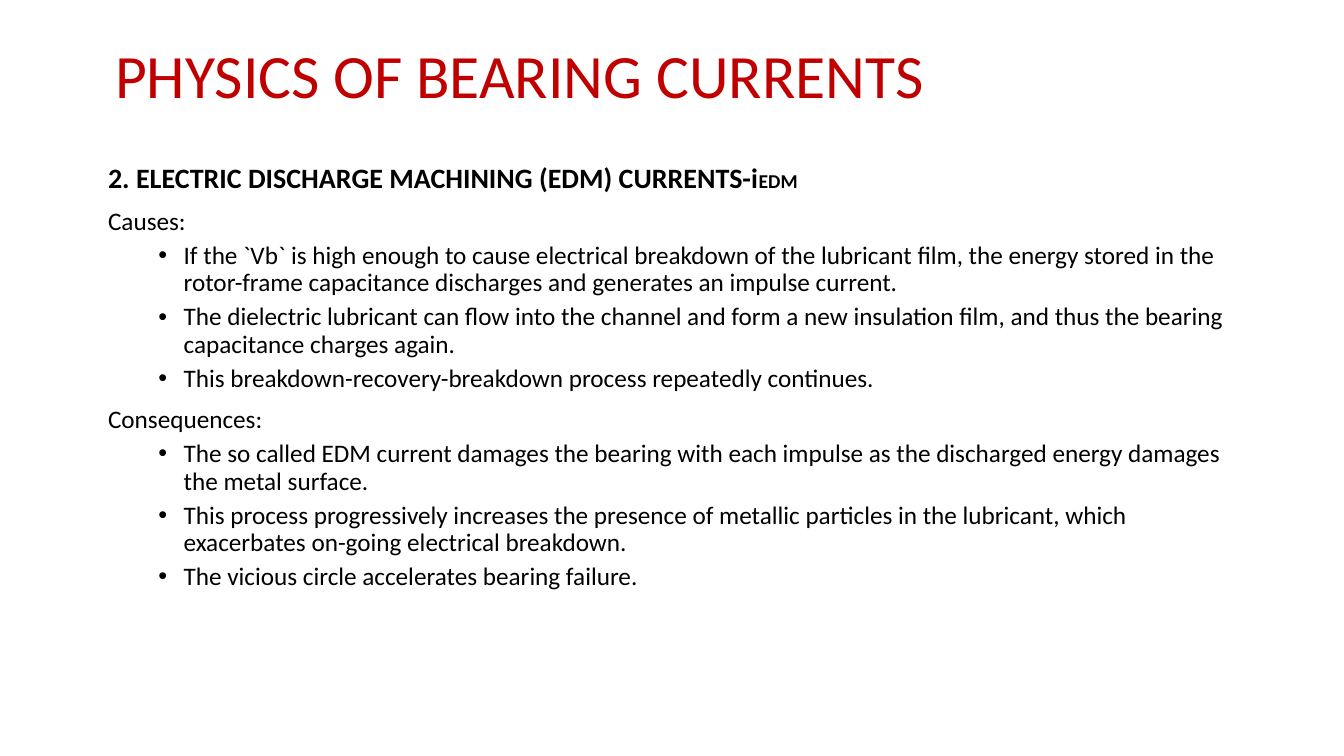
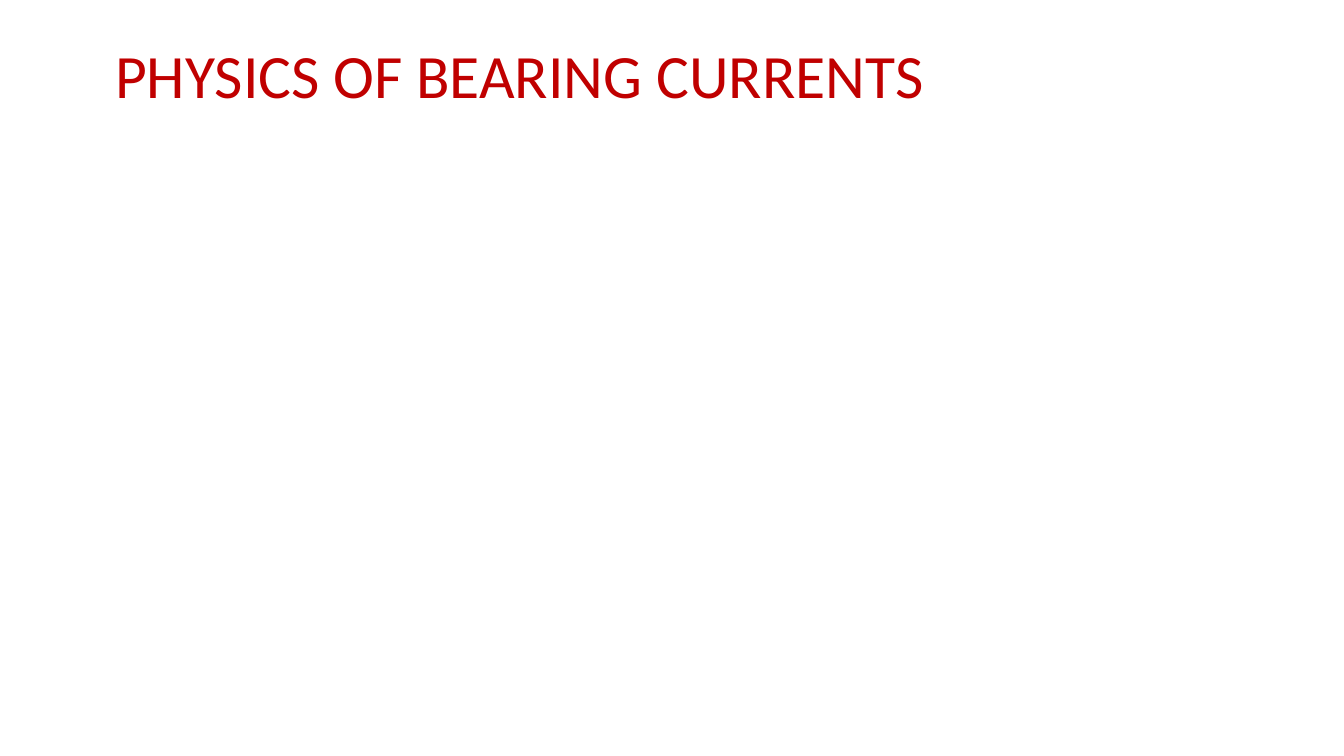
Before and after one commit to EnesAyaz/KTH, a slide deck: slide 5 of Weekly-Reports/BearingCurrentsSourceAndMitigations.pptx. Drawn at 1344x756 pixels with LibreOffice and Linux fonts; fonts in the diff are those of the drawing; grey boxes stand for pictures. Boxes give left, top, right and bottom in pixels: in the first picture for what was removed or moved away, otherwise in the second. Text is boxed around its words. In the diff, an @@ line names an element or a change of style, - is before the commit and + after.

```diff
--- a/Weekly-Reports/BearingCurrentsSourceAndMitigations.pptx
+++ b/Weekly-Reports/BearingCurrentsSourceAndMitigations.pptx
@@ text removed at (108, 167, 1222, 590) @@
-2. ELECTRIC DISCHARGE MACHINING (EDM) CURRENTS-iEDM
-Causes:
-  • If the `Vb` is high enough to cause electrical breakdown of the lubricant film, the energy stored in the rotor-frame capacitance discharges and generates an impulse current.
-  • The dielectric lubricant can flow into the channel and form a new insulation film, and thus the bearing capacitance charges again.
-  • This breakdown-recovery-breakdown process repeatedly continues.
-Consequences:
-  • The so called EDM current damages the bearing with each impulse as the discharged energy damages the metal surface.
-  • This process progressively increases the presence of metallic particles in the lubricant, which exacerbates on-going electrical breakdown.
-  • The vicious circle accelerates bearing failure.
```
Also in this commit, not shown: 10 other slides changed, 1 other file.
